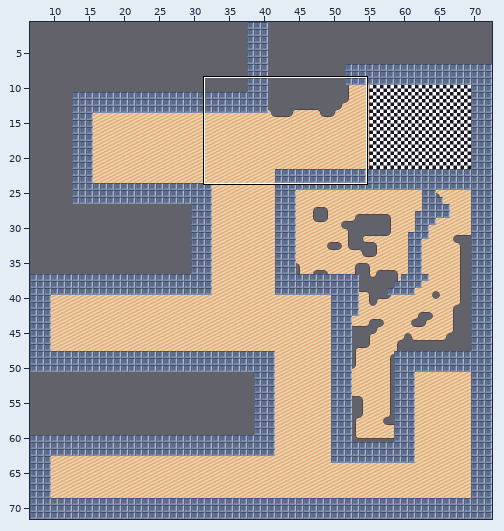
Two versions of a level (Tiled map, core/assets/LevelOne.tmx). Above: a wide view before the commit, with the close-up outlined.
Close-up. First the earlier version:
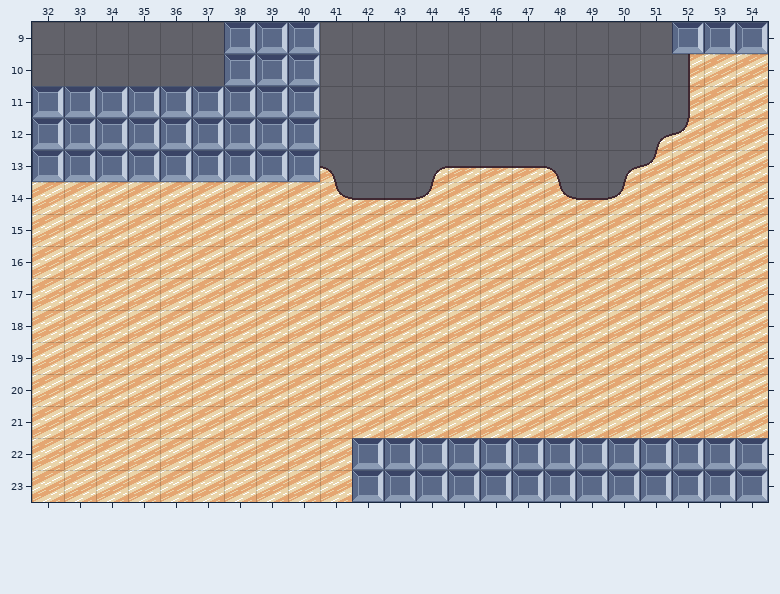
Cells are 32x32 px. Shown: x 32..54, y 9..23. The commit also changed other parts of the map, which this record leaves out.
The same view after the edit:
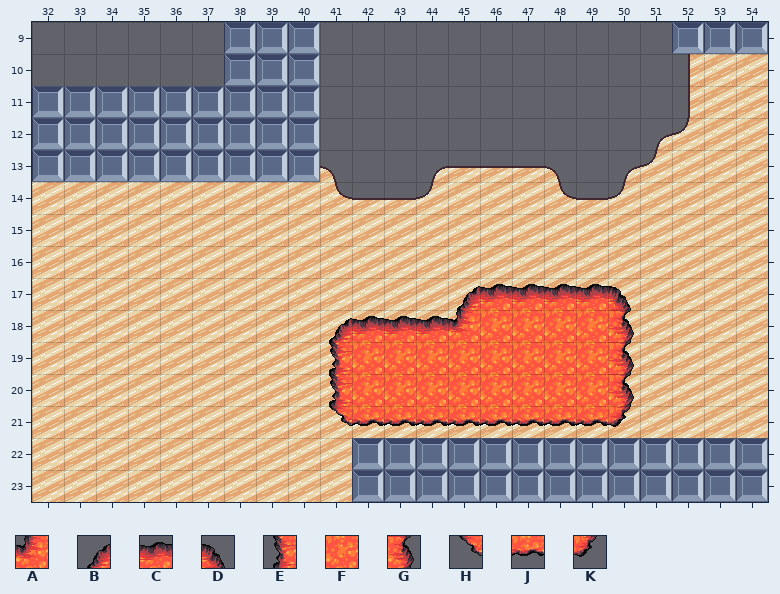
Key: from "BaseMapElements": A 241, B 271, C 272, D 273, E 303, F 304, G 305, H 335, J 336, K 337.
_ is an empty cell.
Tiles of an added or newly shown layer are drawn over the layers below it.
The edit:
Changed rows in their new state; . is an unchanged cell.
Layer "lava water" (added):
first column x 41:
17 ....BCCCCD
18 BCCCAFFFFG
19 EFFFFFFFFG
20 EFFFFFFFFG
21 HJJJJJJJJK
